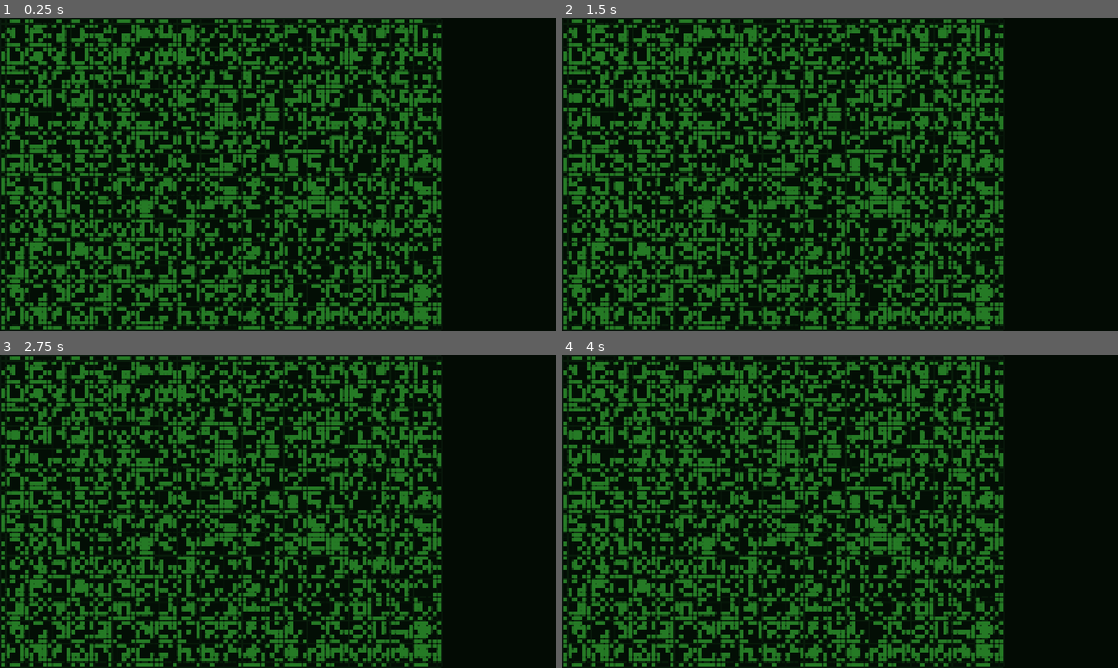
Above: before the commit, frames 1-4 (two rows, left to right).
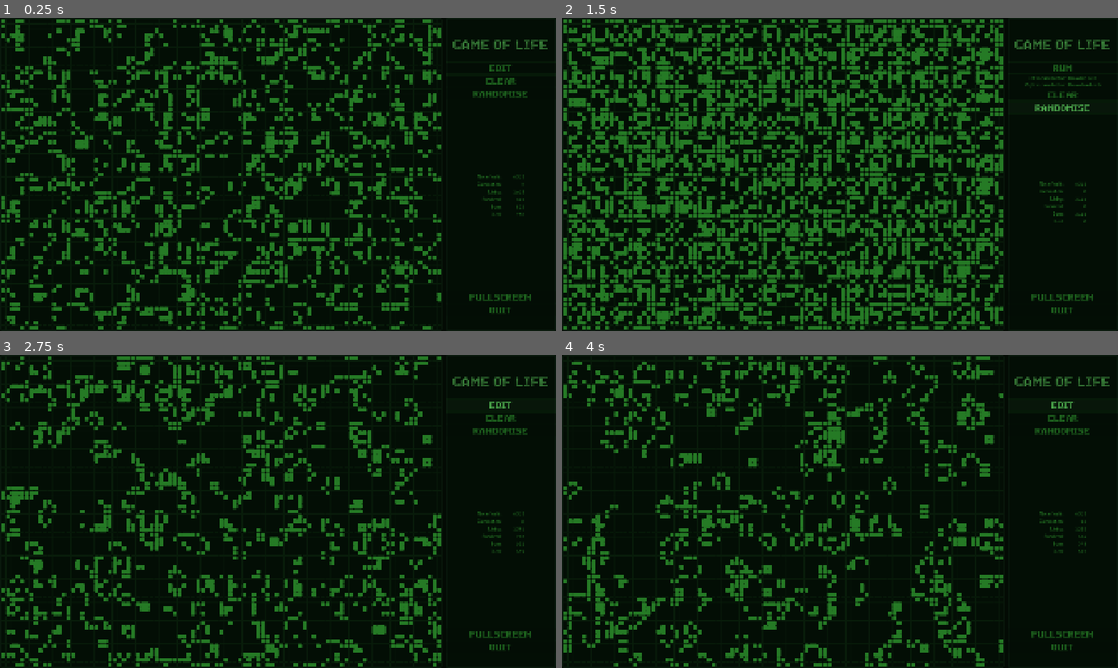
Above: after the commit, the same moments.

Repository: MrKligson/game-of-life
Game: Godot game, scene res://game_of_life.tscn
Same seed, same stepped clock (60 frames per second), same inputs: the game is played once before the commit and once after it.
Inputs (mouse positions are in pixels of both pictures, inside the frame that each line leads up to):
- Up to frame 1 (0.25 s): no input
- Up to frame 2 (1.5 s): click (1062, 80) at 0.5 s, where only the run after the commit has a clickable "CLEAR"; click (1062, 108) at 1.25 s, where only the run after the commit has a clickable "RANDOMISE"
- Up to frame 3 (2.75 s): click (500, 405) at 2 s, where only the run after the commit has a clickable "RUN"
- Up to frame 4 (4 s): click (1062, 405) at 2.75 s, where only the run after the commit has a clickable "EDIT"; click (1062, 405) at 3.5 s, where only the run after the commit has a clickable "RUN"

The runs differ from the first frame. In frame 1, 37% of the frame differs, in the area x 0-99%, y 0-100%; in frame 2, 35%; in frame 3, 35%; in frame 4, 35%.

Commit message:
More statistics work

Diff:
--- a/game_of_life.gd
+++ b/game_of_life.gd
@@ -5,18 +5,19 @@
 const UpdateTick = 0.085
 
 var write_buffer: BitMap
-var statistics: Statistics = Statistics.new()
+var statistics: Statistics
 
 @onready var background: Panel = $Background
 @onready var grid: Grid = $Grid
 @onready var update_timer: Timer = $UpdateTimer
+@onready var side_menu: SideMenu = $SideMenu
 
 
 func _ready() -> void:
 	State.edit_mode_changed.connect(_on_edit_mode_changed)
-	write_buffer = grid.initialise(GridLayout, RandomiseGrid)
+	statistics = side_menu.initialise_statistics(GridLayout)
+	write_buffer = grid.initialise(GridLayout, statistics, RandomiseGrid)
 	background.size = grid.size + Vector2i(6, 6)
-	statistics.reset()
 	if not RandomiseGrid:
 		State.toggle_edit_mode()
 	else:
@@ -37,6 +38,8 @@
 			if cell.is_alive:
 				statistics.died += 1
 	grid.update_from_buffer()
+	statistics.update()
+
 
 
 func _on_edit_mode_changed(edit_mode: bool) -> void:
--- a/grid/grid.gd
+++ b/grid/grid.gd
@@ -7,13 +7,16 @@
 	get:
 		return _layout * (get_child(0) as Cell).size
 
+var _statistics: Statistics
+
 var _write_buffer := BitMap.new()
 var _layout: Vector2i
 
 
-func initialise(layout: Vector2i, random: bool = true) -> BitMap:
+func initialise(layout: Vector2i, statistics: Statistics, random: bool = true) -> BitMap:
 	_layout = layout
 	_write_buffer.create(layout)
+	_statistics = statistics
 	for y: int in layout.y:
 		for x: int in layout.x:
 			var cell: Cell = CellScene.instantiate()
@@ -26,6 +29,7 @@
 
 
 func clear() -> void:
+	_statistics.reset()
 	_write_buffer.create(_layout)
 	update_from_buffer()
 	if not State.edit_mode:
@@ -33,10 +37,14 @@
 
 
 func randomise() -> void:
+	_statistics.reset()
 	for cell: Cell in get_children():
 		cell.randomise()
 		_write_buffer.set_bitv(cell.location, cell.is_alive)
+		_statistics.born += 1 if cell.is_alive else 0
 	update_from_buffer()
+	_statistics.update()
+
 
 
 func update_from_buffer() -> void:
--- a/ui/side_menu.gd
+++ b/ui/side_menu.gd
@@ -1,3 +1,4 @@
+class_name SideMenu
 extends PanelContainer
 
 
@@ -7,6 +8,7 @@
 @onready var randomise_button: Button = %RandomiseButton
 @onready var fullscreen_button: Button = %FullscreenButton
 @onready var quit_button: Button = %QuitButton
+@onready var statistics: Statistics = %Statistics
 
 
 func _ready() -> void:
@@ -15,6 +17,10 @@
 	randomise_button.pressed.connect(grid.randomise)
 	fullscreen_button.pressed.connect(toggle_fullscreen)
 	quit_button.pressed.connect(quit)
+
+
+func initialise_statistics(grid_layout: Vector2i) -> Statistics:
+	return statistics.initialise(grid_layout)
 
 
 func quit() -> void:
--- a/ui/side_menu.tscn
+++ b/ui/side_menu.tscn
@@ -7,10 +7,13 @@
 [ext_resource type="StyleBox" uid="uid://btd617pdtu783" path="res://ui/button_states/button_hoverd.tres" id="3_w0t27"]
 [ext_resource type="StyleBox" uid="uid://64atcowy1r5l" path="res://ui/button_states/button_normal.tres" id="4_vw87c"]
 [ext_resource type="StyleBox" uid="uid://cm6w0oi7gdx8n" path="res://ui/button_states/button_pressed.tres" id="5_wd0ol"]
-[ext_resource type="StyleBox" uid="uid://dr50ho5f6am80" path="res://ui/label_margins.tres" id="6_wd0ol"]
+[ext_resource type="FontFile" uid="uid://uee3ehmuq7f0" path="res://ui/font/JetBrainsMonoNerdFont-Regular.ttf" id="7_wuxdo"]
 [ext_resource type="Script" uid="uid://bwi8dlprkw73p" path="res://ui/side_menu.gd" id="9_wd0ol"]
 [ext_resource type="Script" uid="uid://c64vdkvtl5i83" path="res://ui/run_edit_button.gd" id="10_s4oco"]
 [ext_resource type="Script" uid="uid://dh5m8gfyl8wbb" path="res://ui/grid_container.gd" id="11_s4oco"]
+[ext_resource type="Script" uid="uid://dynbw030xtx5d" path="res://ui/statistics.gd" id="12_wuxdo"]
+
+[sub_resource type="StyleBoxEmpty" id="StyleBoxEmpty_s4oco"]
 
 [sub_resource type="Theme" id="Theme_ofb81"]
 default_font = ExtResource("1_nb4k0")
@@ -35,7 +38,9 @@
 Label/colors/font_outline_color = Color(0.36078432, 0.8, 0.36078432, 1)
 Label/colors/font_shadow_color = Color(0.011764706, 0.043137256, 0.015686275, 1)
 Label/constants/shadow_outline_size = 0
-Label/styles/normal = ExtResource("6_wd0ol")
+Label/styles/normal = SubResource("StyleBoxEmpty_s4oco")
+StatisticsLabel/base_type = &"Label"
+StatisticsLabel/fonts/font = ExtResource("7_wuxdo")
 
 [sub_resource type="LabelSettings" id="LabelSettings_upksi"]
 font = ExtResource("2_u7hwa")
@@ -136,6 +141,7 @@
 [node name="MouseButtonLabels" type="GridContainer" parent="MarginContainer/VBoxContainer" unique_id=643202066]
 visible = false
 layout_mode = 2
+size_flags_horizontal = 4
 columns = 2
 script = ExtResource("11_s4oco")
 
@@ -143,6 +149,7 @@
 layout_mode = 2
 theme_type_variation = &"LabelCurrentMode"
 text = "Left mouse button: "
+horizontal_alignment = 2
 
 [node name="LMBExplanation" type="Label" parent="MarginContainer/VBoxContainer/MouseButtonLabels" unique_id=268316610]
 layout_mode = 2
@@ -154,6 +161,7 @@
 layout_mode = 2
 theme_type_variation = &"LabelCurrentMode"
 text = "Right mouse button: "
+horizontal_alignment = 2
 
 [node name="RMBexplanation" type="Label" parent="MarginContainer/VBoxContainer/MouseButtonLabels" unique_id=1183139474]
 layout_mode = 2
@@ -180,8 +188,84 @@
 text = "RANDOMISE"
 
 [node name="Statistics" type="GridContainer" parent="MarginContainer/VBoxContainer" unique_id=1766104412]
-layout_mode = 2
-size_flags_vertical = 3
+unique_name_in_owner = true
+layout_mode = 2
+size_flags_horizontal = 4
+size_flags_vertical = 6
+columns = 2
+script = ExtResource("12_wuxdo")
+
+[node name="CellCountLabel" type="Label" parent="MarginContainer/VBoxContainer/Statistics" unique_id=360637868]
+layout_mode = 2
+text = "No. of cells:"
+horizontal_alignment = 2
+
+[node name="CellCount" type="Label" parent="MarginContainer/VBoxContainer/Statistics" unique_id=1258238256]
+unique_name_in_owner = true
+custom_minimum_size = Vector2(75, 0)
+layout_mode = 2
+theme_type_variation = &"StatisticsLabel"
+horizontal_alignment = 2
+
+[node name="GenerationLabel" type="Label" parent="MarginContainer/VBoxContainer/Statistics" unique_id=240059939]
+layout_mode = 2
+text = "Generation:"
+horizontal_alignment = 2
+
+[node name="Generation" type="Label" parent="MarginContainer/VBoxContainer/Statistics" unique_id=1715545164]
+unique_name_in_owner = true
+custom_minimum_size = Vector2(75, 0)
+layout_mode = 2
+theme_type_variation = &"StatisticsLabel"
+horizontal_alignment = 2
+
+[node name="LivingLabel" type="Label" parent="MarginContainer/VBoxContainer/Statistics" unique_id=743320701]
+layout_mode = 2
+text = "Living:"
+horizontal_alignment = 2
+
+[node name="Living" type="Label" parent="MarginContainer/VBoxContainer/Statistics" unique_id=435085340]
+unique_name_in_owner = true
+custom_minimum_size = Vector2(75, 0)
+layout_mode = 2
+theme_type_variation = &"StatisticsLabel"
+horizontal_alignment = 2
+
+[node name="SurvivedLabel" type="Label" parent="MarginContainer/VBoxContainer/Statistics" unique_id=177019838]
+layout_mode = 2
+text = "Survived:"
+horizontal_alignment = 2
+
+[node name="Survived" type="Label" parent="MarginContainer/VBoxContainer/Statistics" unique_id=1043873835]
+unique_name_in_owner = true
+custom_minimum_size = Vector2(75, 0)
+layout_mode = 2
+theme_type_variation = &"StatisticsLabel"
+horizontal_alignment = 2
+
+[node name="BornLabel" type="Label" parent="MarginContainer/VBoxContainer/Statistics" unique_id=1762251216]
+layout_mode = 2
+text = "Born:"
+horizontal_alignment = 2
+
+[node name="Born" type="Label" parent="MarginContainer/VBoxContainer/Statistics" unique_id=428653723]
+unique_name_in_owner = true
+custom_minimum_size = Vector2(75, 0)
+layout_mode = 2
+theme_type_variation = &"StatisticsLabel"
+horizontal_alignment = 2
+
+[node name="DiedLabel" type="Label" parent="MarginContainer/VBoxContainer/Statistics" unique_id=92769435]
+layout_mode = 2
+text = "Died:"
+horizontal_alignment = 2
+
+[node name="Died" type="Label" parent="MarginContainer/VBoxContainer/Statistics" unique_id=566228134]
+unique_name_in_owner = true
+custom_minimum_size = Vector2(75, 0)
+layout_mode = 2
+theme_type_variation = &"StatisticsLabel"
+horizontal_alignment = 2
 
 [node name="FullscreenButton" type="Button" parent="MarginContainer/VBoxContainer" unique_id=2086070930]
 unique_name_in_owner = true
--- a/ui/statistics.gd
+++ b/ui/statistics.gd
@@ -1,5 +1,5 @@
 class_name Statistics
-extends RefCounted
+extends GridContainer
 
 var cell_count: int
 var generation: int
@@ -7,9 +7,33 @@
 var born: int
 var died: int
 
+@onready var cell_count_label: Label = %CellCount
+@onready var generation_label: Label = %Generation
+@onready var living_label: Label = %Living
+@onready var survived_label: Label = %Survived
+@onready var born_label: Label = %Born
+@onready var died_label: Label = %Died
+
+
+func initialise(grid_layout: Vector2i) -> Statistics:
+	cell_count = grid_layout.x * grid_layout.y
+	generation = 0
+	return self
+
+
+func update() -> void:
+	cell_count_label.text = str(cell_count)
+	generation_label.text = str(generation)
+	living_label.text = str(survived + born)
+	survived_label.text = str(survived)
+	born_label.text = str(born)
+	died_label.text = str(died)
+
 
 func reset() -> void:
+	next_generation()
 	generation = 0
+	update()
 
 
 func next_generation() -> void:
Binary file added: ui/font/JetBrainsMonoNerdFont-Regular.ttf
Not shown, added: ui/font/JetBrainsMonoNerdFont-Regular.ttf.import
